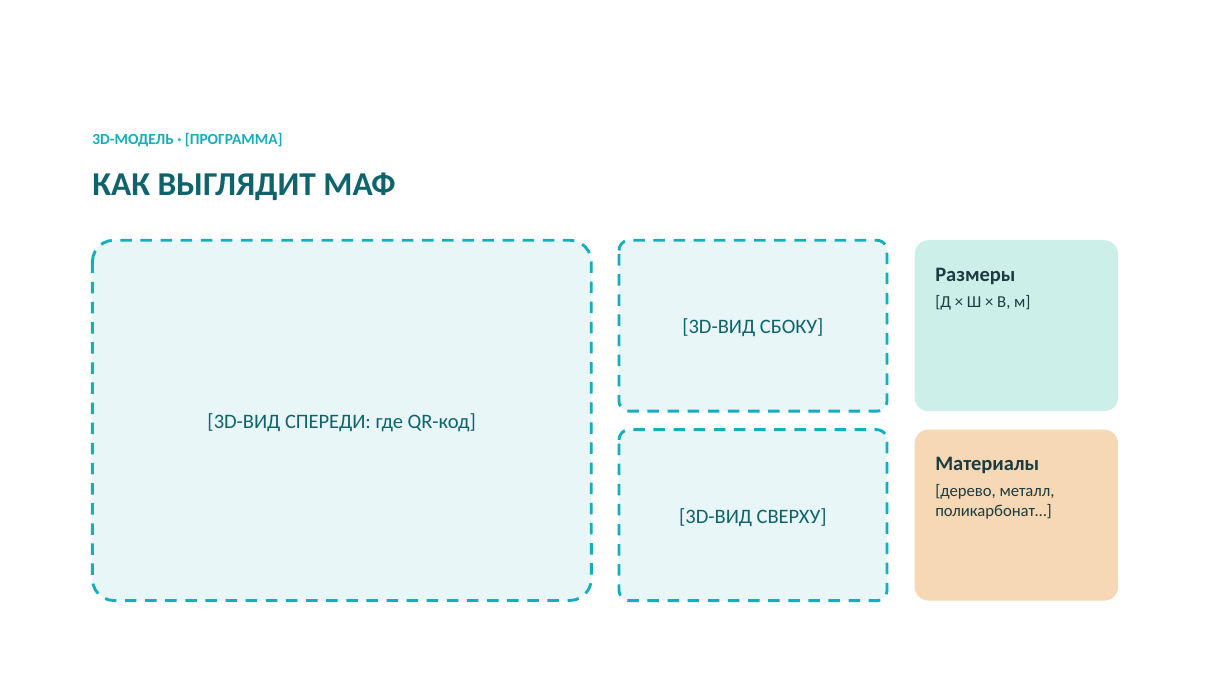
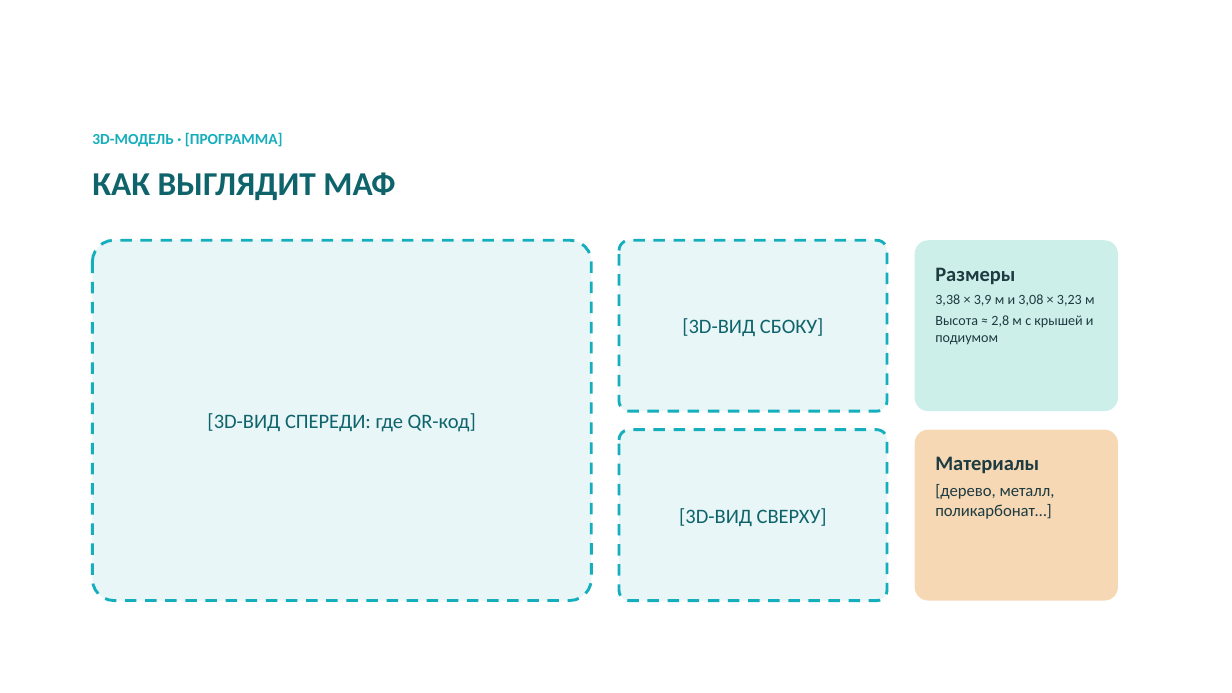
Before and after one commit to bnhogpad228/school-app, a slide deck: slide 11 of presentation/shkolny-dvor-SK-sreda.pptx. Drawn at 1232x693 pixels with LibreOffice and Linux fonts; fonts in the diff are those of the drawing; background and template pictures are left out. Boxes give left, top, right and bottom in pixels: in the first picture for what was removed or moved away, otherwise in the second. Text is boxed around its words. In the diff, an @@ line names an element or a change of style, - is before the commit and + after.

```diff
--- a/presentation/shkolny-dvor-SK-sreda.pptx
+++ b/presentation/shkolny-dvor-SK-sreda.pptx
@@ text in rounded rectangle at <box>935,294,1095,345</box>: text changed; size 13 to 11 pt @@
-[Д × Ш × В, м]
+3,38 × 3,9 м и 3,08 × 3,23 м
+Высота ≈ 2,8 м с крышей и подиумом
```
Also in this commit, not shown: 1 other slide changed, 1 other file.
